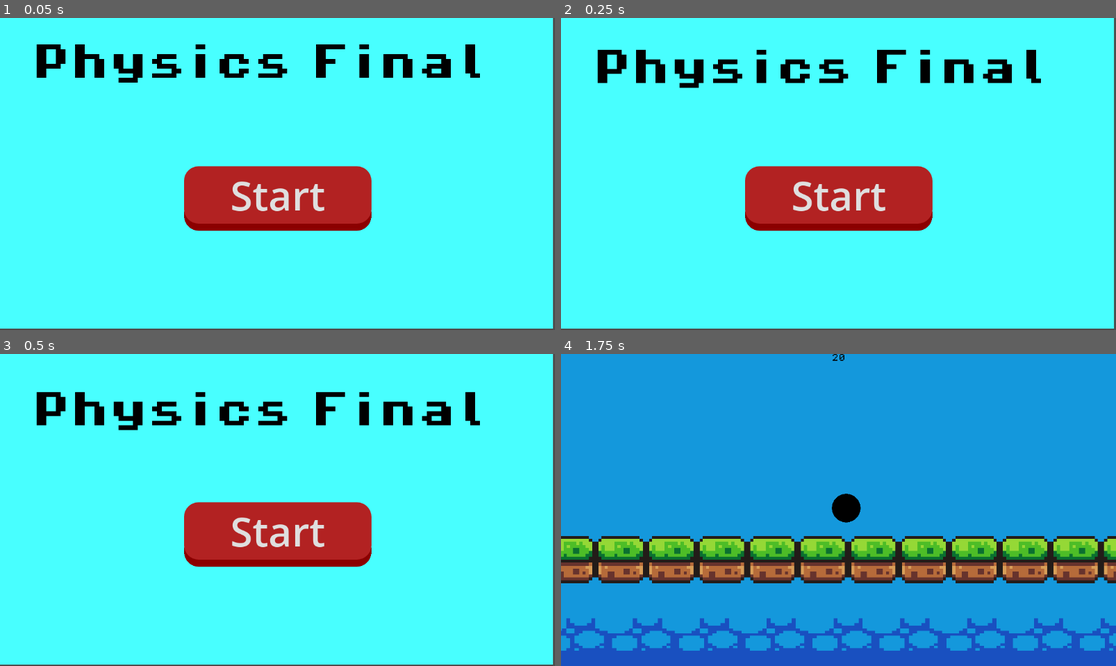
Above: before the commit, frames 1-4 (two rows, left to right).
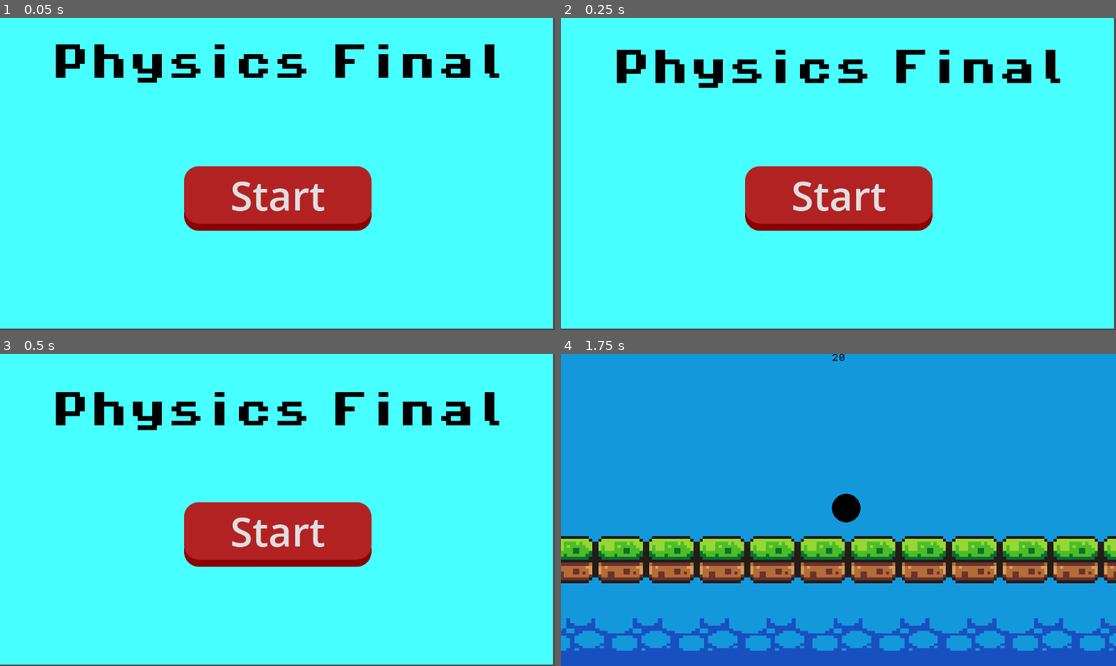
Above: after the commit, the same moments.

Repository: bentdani/Blue-Ball
Game: Godot game, scene res://Scenes/title.tscn
The game is run twice, just before and just after one commit, with the same random seed, the same clock (stepped at 60 frames per second) and the same inputs.
Inputs:
- Up to frame 1 (0.05 s): no input
- Up to frame 2 (0.25 s): no input
- Up to frame 3 (0.5 s): no input
- Up to frame 4 (1.75 s): click "Start" at 0.5 s; click "[Mars]" at 1.25 s

The runs differ from the first frame. In frame 1, 3.9% of the frame differs, in the area x 6-90%, y 8-21%; in frame 2, 4.1%, in the area x 6-90%, y 10-23%; in frame 3, 4.1%; in frame 4, nothing differs.

Commit message:
Update title.tscn

Diff:
--- a/platformer-9.7/Scenes/title.tscn
+++ b/platformer-9.7/Scenes/title.tscn
@@ -89,7 +89,7 @@
 theme = ExtResource("4_monx8")
 theme_override_fonts/font = ExtResource("3_kmjr1")
 theme_override_font_sizes/font_size = 80
-text = "Physics Final"
+text = " Physics Final"
 
 [node name="AnimationPlayer" type="AnimationPlayer" parent="Control"]
 libraries = {
